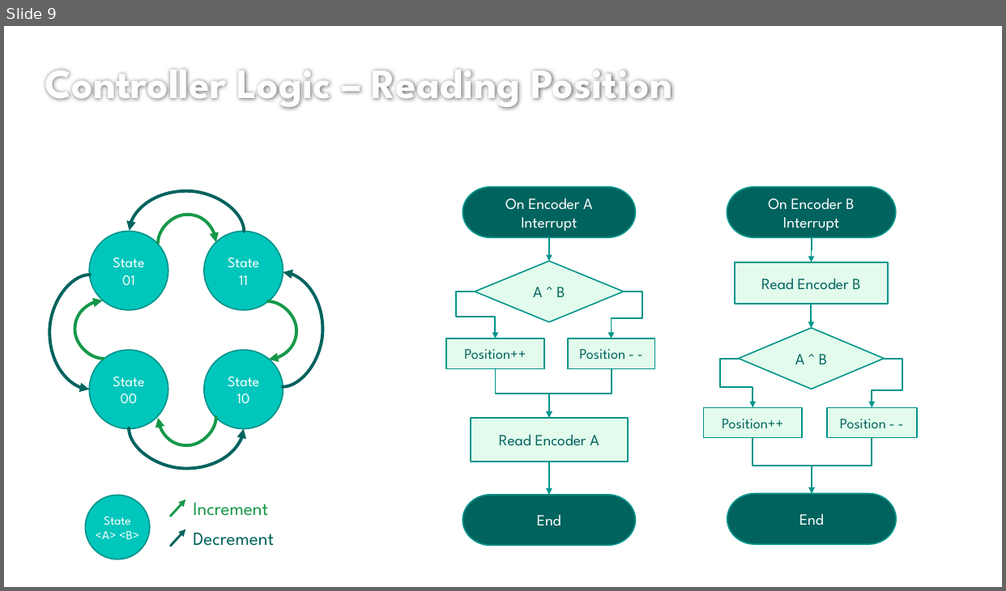
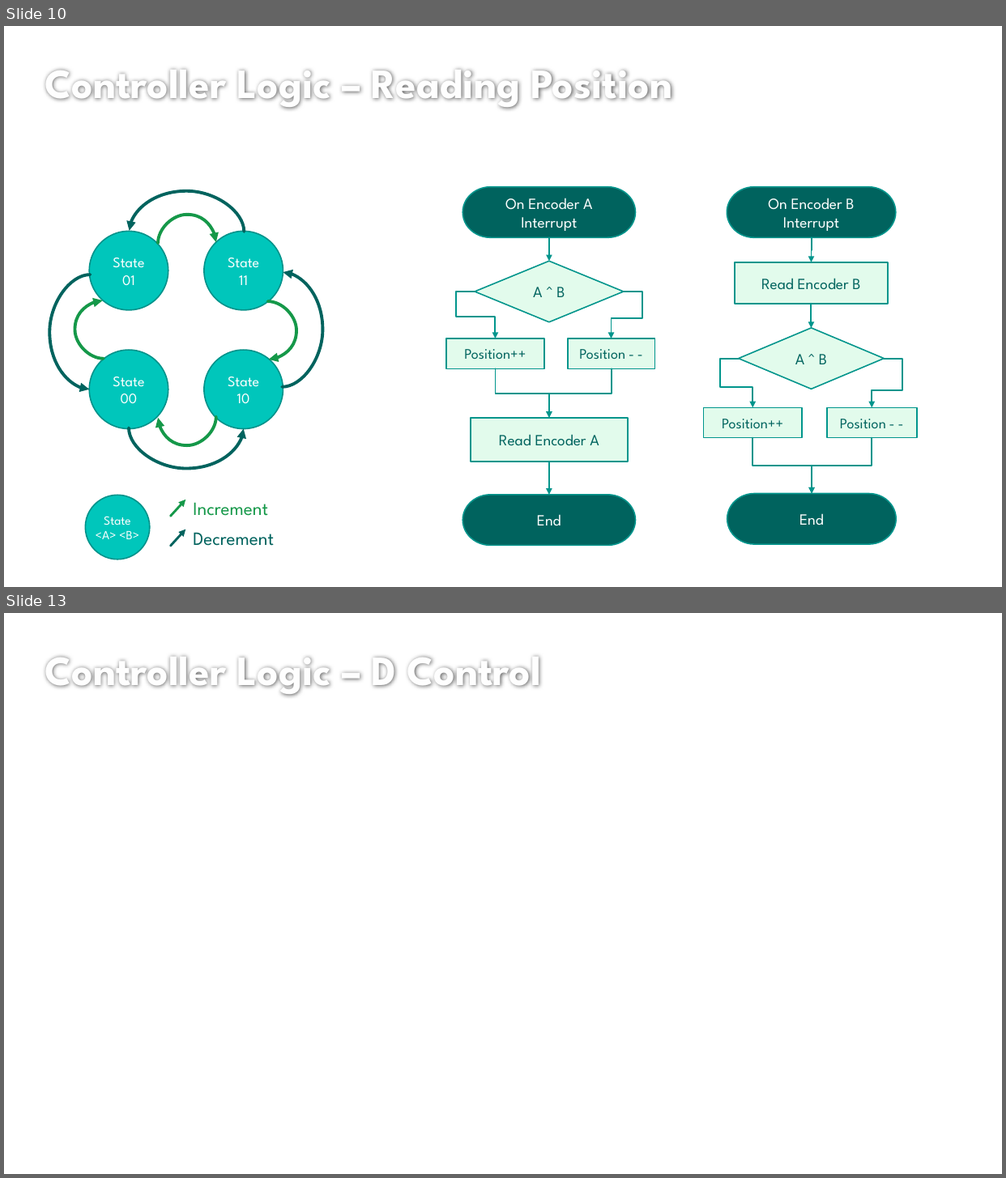
Before and after one commit to lcall3/Controller, a slide deck: doc/report/demo2.pptx. Shown one above the other, each under a label of ours: slide 9 before the commit, slides 10 and 13 after it; the slides between them are not shown. The pictures are 1006x591 and 1006x1178 pixels, drawn with LibreOffice and Linux fonts; fonts in the diff are those of the drawing; background and template pictures are left out. Boxes give left, top, right and bottom in pixels: in the first picture for what was removed or moved away, otherwise in the second. Text is boxed around its words. In the diff, an @@ line names an element or a change of style, - is before the commit and + after.

Commit message:
added encoder logic and mapping logic

```diff
--- a/doc/report/demo2.pptx
+++ b/doc/report/demo2.pptx
@@ slide 13 added at box(4, 613, 1002, 1174), background #FFFFFF @@
@@ title added at box(45, 656, 541, 696), 40 pt, text #FEFEFE, bold @@
+Controller Logic – D Control
@@ what was slide 9 is now slide 10 @@
```
Also in this commit, not shown: 5 slides changed, 6 other slides added, 2 slides removed, 1 other file.
